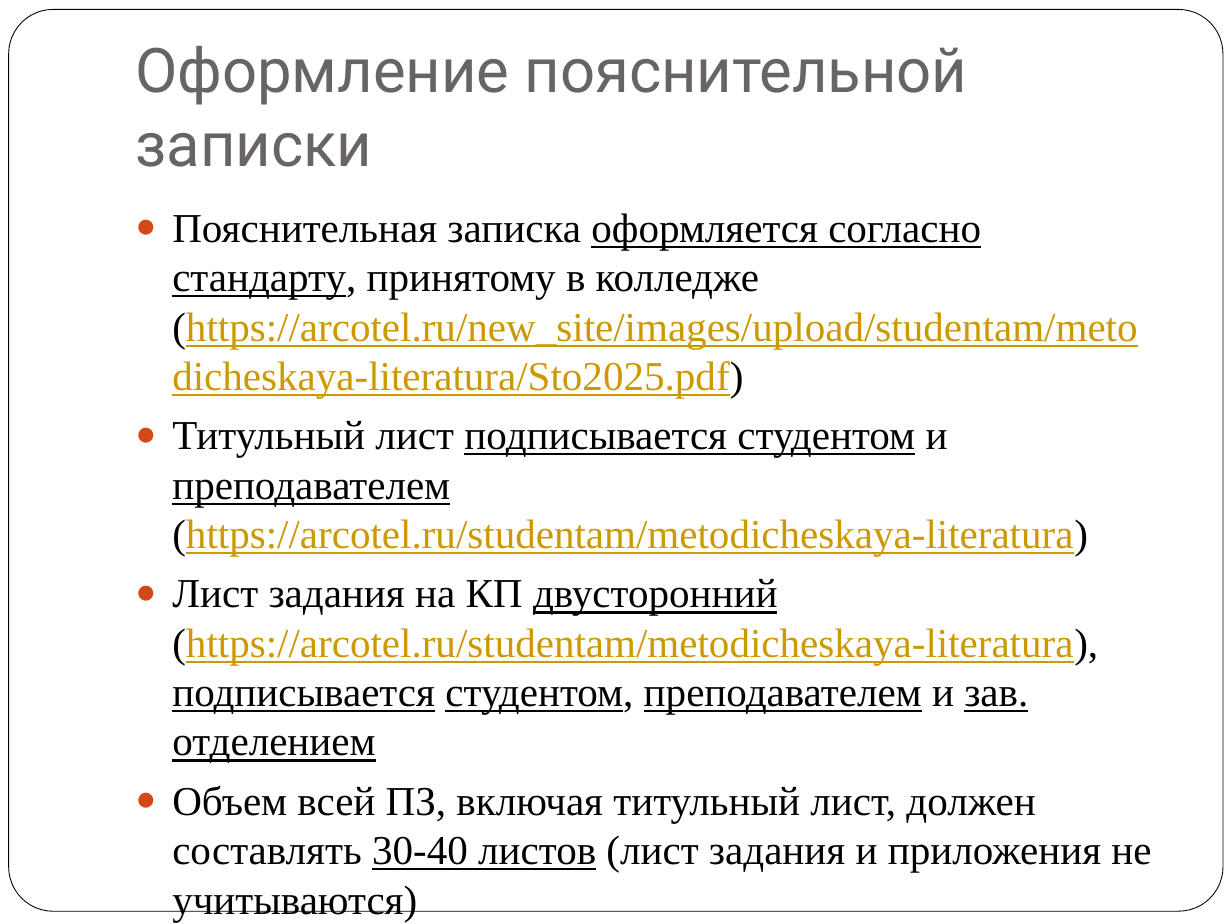
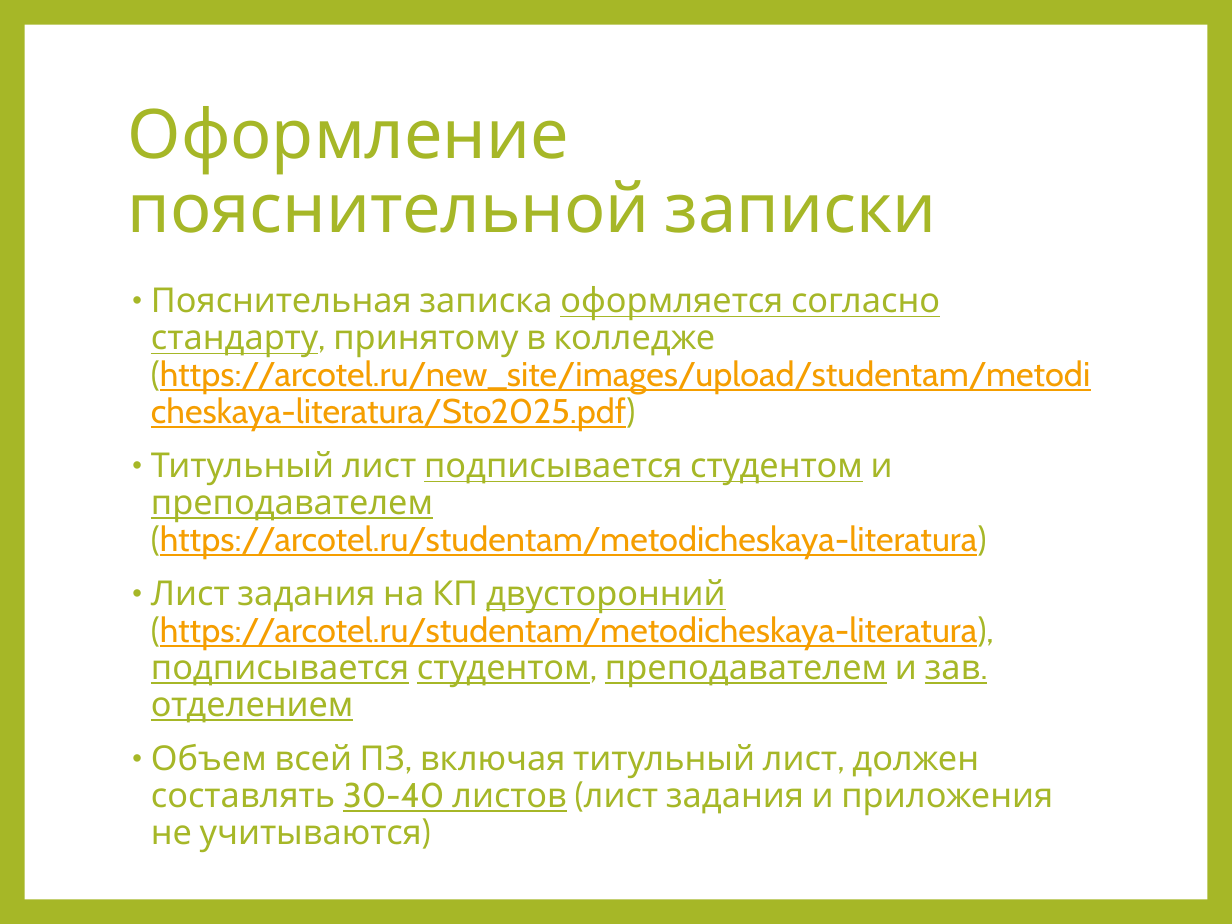
Before and after one commit to KlosHiHi/CursedProj, a slide deck: slide 13 of files/Курсовое проектирование 2026.pptx. Drawn at 1232x924 pixels with LibreOffice and Linux fonts; fonts in the diff are those of the drawing. Boxes give left, top, right and bottom in pixels: in the first picture for what was removed or moved away, otherwise in the second. Text is boxed around its words. In the diff, an @@ line names an element or a change of style, - is before the commit and + after.

```diff
--- a/files/Курсовое проектирование 2026.pptx
+++ b/files/Курсовое проектирование 2026.pptx
@@ background #FFFFFF to #A6B727 @@
@@ rounded rectangle removed at box(9, 10, 1223, 912) @@
@@ rectangle added at box(25, 25, 1207, 899), fill #FFFFFF @@
@@ title "Оформление пояснительной записки": place and size @@
-title "Оформление пояснительной записки" at box(135, 46, 968, 167)
+title "Оформление пояснительной записки" at box(128, 106, 936, 233)
@@ title "Оформление пояснительной записки" at box(128, 106, 936, 233): size 36 to 40 pt, font Roboto to Cabin, text colour #696464 to #A6B727; line spacing 1 to 0.9; vertical alignment bottom to middle @@
@@ text "Пояснительная записка оформляется согласно стандарту, ...": place and size @@
-text "Пояснительная записка оформляется согласно стандарту, ..." at box(172, 213, 1151, 921)
+text "Пояснительная записка оформляется согласно стандарту, ..." at box(151, 286, 1090, 816)
@@ text "Пояснительная записка оформляется согласно стандарту, ..." at box(151, 286, 1090, 816): size 24.1 to 20 pt, font Times New Roman to Cabin; text colour #000000 to #A6B727 in "Пояснительная записка оформляется согласно стандарту, принят ...", "Титульный лист подписывается студентом и преподавателем (htt ...", "Лист задания на КП двусторонний (https://arcotel.ru/studenta ...", "Объем всей ПЗ, включая титульный лист, должен ..."; text colour #CC9900 to #F59E00 in "(https://arcotel.ru/new_site/images/upload/studentam/metodic ...", "(https://arcotel.ru/studentam/metodicheskaya-literatura)", "(https://arcotel.ru/studentam/metodicheskaya-literatura),"; bullet ● to •; line spacing 1 to 0.9; more space between paragraphs; bullet colour #D34817 to #A6B727 @@
```
Also in this commit, not shown: 21 other slides changed, 5 other files.
